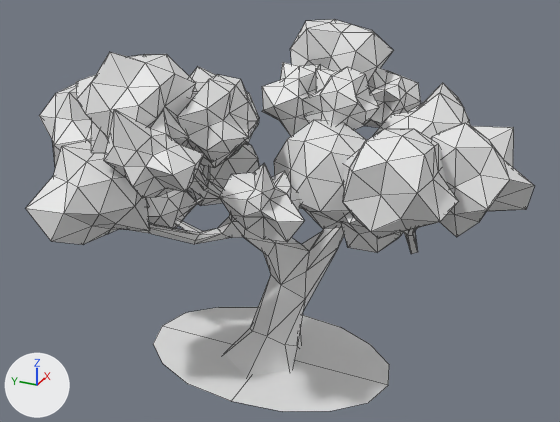
One commit to the FBX model Projekt Unity/TowerDefense/Assets/Modele/EpokaKamienia/FBX/Otoczenie/Drzewo1.fbx: the scene before it, then after it.
Both versions are drawn from a 50 mm lens placed at (-9.17, -4.54, 7.09), pointed at (-0.02, -0.42, 2.52). Lighting does not change. The marker at lower left points along +X, +Y and +Z. Mesh edges are drawn as thin lines. Where no turn or scale is listed for an object, it has been applied to the vertices.

The older version as bpy lines, for what is in view:
```python
me_icosphere_009 = bpy.data.meshes.new('Icosphere.009')
me_icosphere_009.from_pydata(...)  # 1067 vertices, 1981 faces; spans x -2.55..2.34, y -3.63..3.38, z -0.1..5.08
ob_drzewo1 = bpy.data.objects.new('Drzewo1', me_icosphere_009)
ob_drzewo1.location = (0.0, -0.13, 0.0)
```
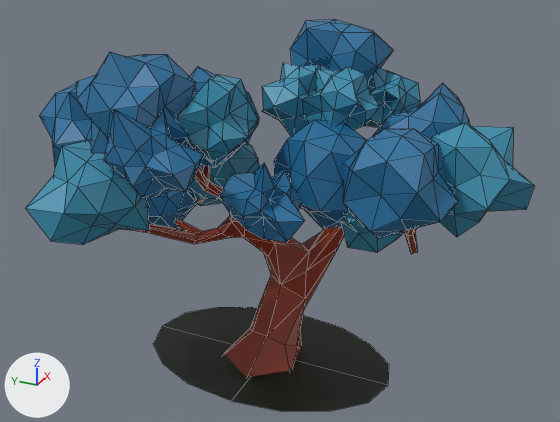
The newer file is also turned or shifted as a whole; pictures and numbers use the older file's frame.

Where the change shows, as pixel boxes [x1, y1, x2, y2] in the pictures (560 x 422 px):
'Drzewo1', recoloured (grey to blue)
    both: [26, 19, 534, 412]

Patch to the scene script:
```diff
--- a/Projekt Unity/TowerDefense/Assets/Modele/EpokaKamienia/FBX/Otoczenie/Drzewo1.fbx.py
+++ b/Projekt Unity/TowerDefense/Assets/Modele/EpokaKamienia/FBX/Otoczenie/Drzewo1.fbx.py
@@ img_teksturaogolnaenviro_jpg @@
+img_teksturaogolnaenviro_jpg = load_image('TeksturaOgolnaEnviro.jpg', '../../Tesktury/TeksturaOgolnaEnviro.jpg', 64, 64, 'sRGB')
@@ mat_material_001 @@
+mat_material_001 = principled_material('Material.001')
+mat_material_001.texture = img_teksturaogolnaenviro_jpg
@@ me_icosphere_009 @@
 me_icosphere_009.from_pydata(...)  # 1067 vertices, 1981 faces; spans x -2.55..2.34, y -3.63..3.38, z -0.1..5.08
+me_icosphere_009.materials.append(mat_material_001)  # picture img_teksturaogolnaenviro_jpg
```
